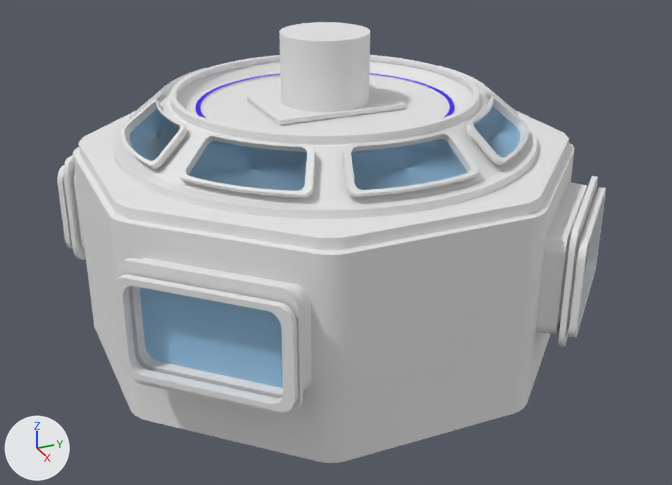
A saved change to the FBX model Models/FBX/FBX_SS_Module1_6x6.fbx.
The view is the same before and after, from a 50 mm lens placed at (11.35, -4.94, 6.9), pointed at (0.2, 0.07, 1.33). Lighting does not change. The marker at lower left points along +X, +Y and +Z. Vertices at the same position are counted once.

In view in the first picture: 'Ceiling_InnerFace', 'Ceiling_Windowed.003', 'Walls_Plain', 'Walls_Plain.001'.
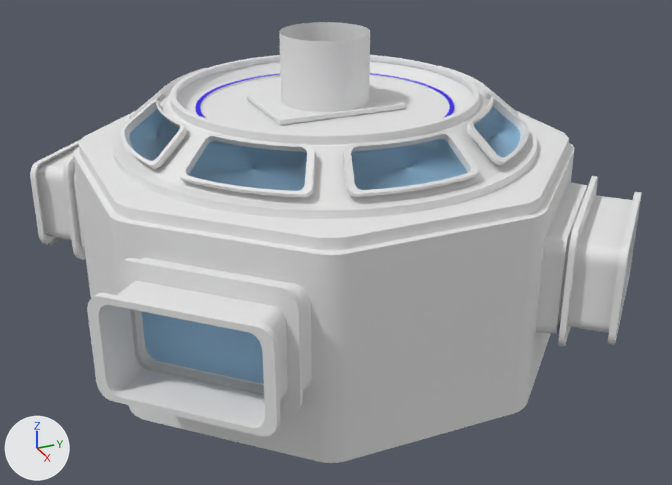
Patch to the scene script:
```diff
--- a/Models/FBX/FBX_SS_Module1_6x6.fbx.py
+++ b/Models/FBX/FBX_SS_Module1_6x6.fbx.py
@@ me_cube_004 @@
 # used by ob_ceiling_innerface; location = (0.0, 0.0, 0.0)
-me_cube_004.from_pydata(...)  # 720 vertices, 657 faces; spans x -1.82..1.82, y -1.82..1.82, z 3.33..4.33
+me_cube_004.from_pydata(...)  # 720 vertices, 656 faces; spans x -1.82..1.82, y -1.82..1.82, z 3.33..4.33
+# me_cube_004 part 4
+# 1 face is deleted
 me_cube_004.materials.append(mat_metal)
@@ me_cube_005 @@
 # used by ob_walls_plain_001; location = (0.0, 0.0, 0.0)
-me_cube_005.from_pydata(...)  # 4224 vertices, 4020 faces; spans x -3.43..3.43, y -3.43..3.43, z 0.81..2.43
+me_cube_005.from_pydata(...)  # 4224 vertices, 4020 faces; spans x -3.76..3.76, y -3.76..3.76, z 0.81..2.43
+# me_cube_005 part 1: 156 of the vertices in x -3.43..-1.81, y -3.43..-1.81, z 0.96..2.28 are moved by (-0.33, -0.33, 0.0)
+# me_cube_005 part 2: 156 of the vertices in x 1.81..3.43, y -3.43..-1.81, z 0.96..2.28 are moved by (0.33, -0.33, 0.0)
+# me_cube_005 part 3: 156 of the vertices in x 1.81..3.43, y 1.81..3.43, z 0.96..2.28 are moved by (0.33, 0.33, 0.0)
 me_cube_005.materials.append(mat_metal)
```

Boxes [x1, y1, x2, y2] around the edits, measured in the pictures (672 x 485 px; the box of a moved part takes in the faces that stretch with it):
'Walls_Plain.001', reshaped (11% wider, 13% taller): before [57, 155, 606, 418]; after [30, 140, 641, 437]
part 1 of me_cube_005, moved or reshaped: before [57, 165, 73, 249]; after [30, 140, 80, 245]
part 2 of me_cube_005, moved or reshaped: before [112, 274, 298, 412]; after [87, 281, 288, 437]
part 3 of me_cube_005, moved or reshaped: before [568, 187, 606, 338]; after [568, 192, 641, 345]
part 4 of me_cube_004, deleted: before [279, 22, 370, 41]
